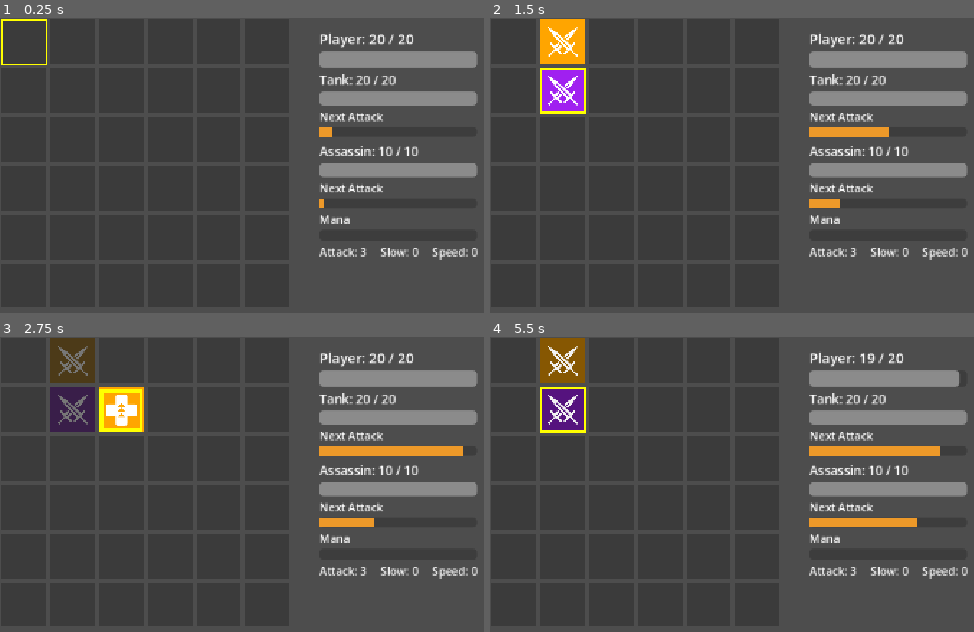
Above: before the commit, frames 1-4 (two rows, left to right).
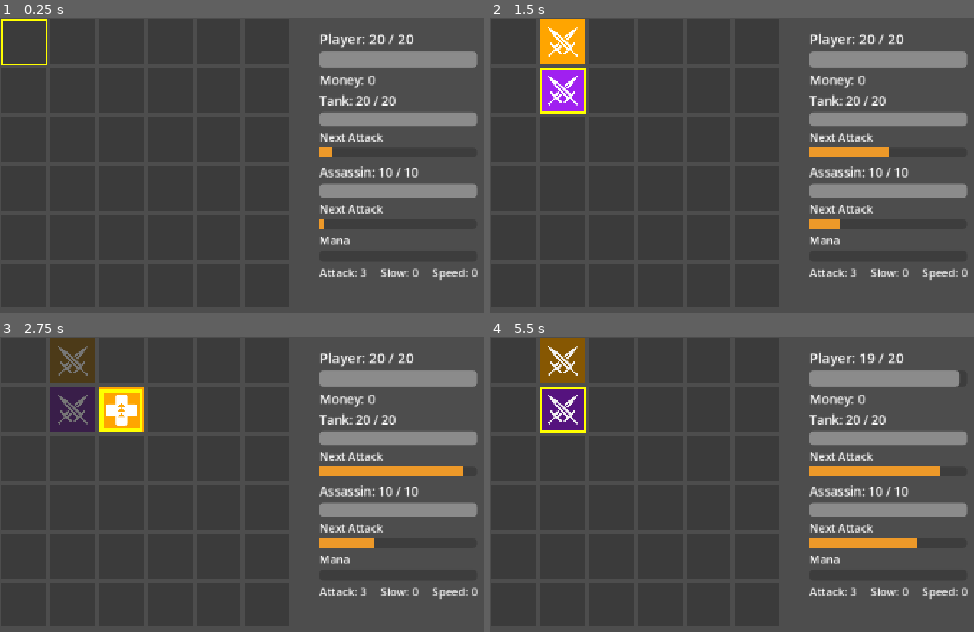
Above: after the commit, the same moments.

Repository: yaakovb/Memory-Game
Game: Godot game, scene res://scenes/main/main.tscn
Same seed, same stepped clock (60 frames per second), same inputs: the game is played once before the commit and once after it.
Inputs:
- Up to frame 1 (0.25 s): no input
- Up to frame 2 (1.5 s): hold D (move_right) 0.53-1.28 s; hold Space (reveal) 0.53-1.28 s; hold S (move_down) from 1.28 s (still down); tap Space (reveal) at 1.35 s
- Up to frame 3 (2.75 s): release S (move_down) at 2.03 s; hold D (move_right) from 2.03 s (still down); hold Space (reveal) from 2.03 s (still down)
- Up to frame 4 (5.5 s): release D (move_right) at 2.78 s; release Space (reveal) at 2.78 s; hold W (move_up) 2.78-3.53 s; tap Space (reveal) at 2.85, 4.35 s; hold Space (reveal) 3.53-4.28 s; hold A (move_left) 3.53-5.03 s; hold S (move_down) from 5.03 s (still down); hold Space (reveal) from 5.03 s (still down)

The runs differ from the first frame. In frame 1, 8.6% of the frame differs, in the area x 65-99%, y 18-89%; in frame 2, 9.5%; in frame 3, 11%; in frame 4, 11%.

Commit message:
Add money-on-kill HUD stub for Step 8.
Award flat gold when an enemy dies, show a Money label, and log the reward in last-effect. No shop yet.

Co-authored-by: Cursor <cursoragent@cursor.com>

Diff:
--- a/memory-game/scenes/ui/hud.tscn
+++ b/memory-game/scenes/ui/hud.tscn
@@ -22,6 +22,11 @@
 max_value = 20.0
 value = 20.0
 show_percentage = false
+
+[node name="MoneyLabel" type="Label" parent="VBoxContainer" unique_id=1746371149]
+layout_mode = 2
+theme_override_font_sizes/font_size = 18
+text = "Money: 0"
 
 [node name="EnemyList" type="VBoxContainer" parent="VBoxContainer" unique_id=2116066843]
 layout_mode = 2
--- a/memory-game/scripts/combat/combat.gd
+++ b/memory-game/scripts/combat/combat.gd
@@ -7,6 +7,7 @@
 signal all_enemies_defeated
 signal mana_changed(current: float, maximum: float)
 signal bonus_attack_fired(damage: int)
+signal money_changed(money: int)
 
 @export var player_max_hp := 20
 
@@ -17,6 +18,7 @@
 const MISMATCH_ATTACK_HURRY := 0.5
 const MANA_MAX := 100.0
 const MANA_PER_COLOR_MATCH := 25.0
+const MONEY_PER_KILL := 10
 
 ## Placeholder roster — tune in Step 10 / GDD Values.
 const TANK_MAX_HP := 20
@@ -30,6 +32,7 @@
 ## Public — EffectResolver / HUD read this for display and upgrades.
 var attack_bonus := 0
 var mana := 0.0
+var money := 0
 var enemies: Array[Enemy] = []
 
 var _battle_ended := false
@@ -79,6 +82,8 @@
 	target.take_damage(amount)
 	hp_changed.emit()
 	if not target.is_alive():
+		money += MONEY_PER_KILL
+		money_changed.emit(money)
 		enemy_defeated.emit(target)
 		if not has_living_enemies():
 			all_enemies_defeated.emit()
--- a/memory-game/scripts/main/main.gd
+++ b/memory-game/scripts/main/main.gd
@@ -20,8 +20,11 @@
 	_board.color_matched.connect(_on_color_matched)
 	_combat.player_defeated.connect(_on_player_defeated)
 	_combat.all_enemies_defeated.connect(_on_all_enemies_defeated)
+	_combat.enemy_defeated.connect(_on_enemy_defeated)
 	_combat.bonus_attack_fired.connect(_on_bonus_attack_fired)
+	_combat.money_changed.connect(_hud.update_money)
 	_on_hp_changed()
+	_hud.update_money(_combat.money)
 
 
 func _on_hp_changed() -> void:
@@ -34,6 +37,10 @@
 
 func _on_all_enemies_defeated() -> void:
 	handle_battle_ended("You Win Hurray Hurray")
+
+
+func _on_enemy_defeated(enemy: Enemy) -> void:
+	_hud.set_last_effect("+%d (%s)" % [Combat.MONEY_PER_KILL, enemy.display_name])
 
 
 func handle_battle_ended(message: String) -> void:
--- a/memory-game/scripts/ui/hud.gd
+++ b/memory-game/scripts/ui/hud.gd
@@ -5,6 +5,7 @@
 
 @onready var _player_hp_label: Label = $VBoxContainer/PlayerHPLabel
 @onready var _player_hp_bar: ProgressBar = $VBoxContainer/PlayerHPBar
+@onready var _money_label: Label = $VBoxContainer/MoneyLabel
 @onready var _enemy_list: VBoxContainer = $VBoxContainer/EnemyList
 
 @onready var _slow_label: Label = $VBoxContainer/BuffRow/SlowLabel
@@ -58,6 +59,10 @@
 	_mana_bar.value = mana
 
 
+func update_money(amount: int) -> void:
+	_money_label.text = "Money: %d" % amount
+
+
 func set_last_effect(description: String) -> void:
 	_effects_label.text = "Last: %s" % description
 
Not shown, changed: AGENT_HANDOFF.md
Not shown, changed: WORK_PLAN.md
